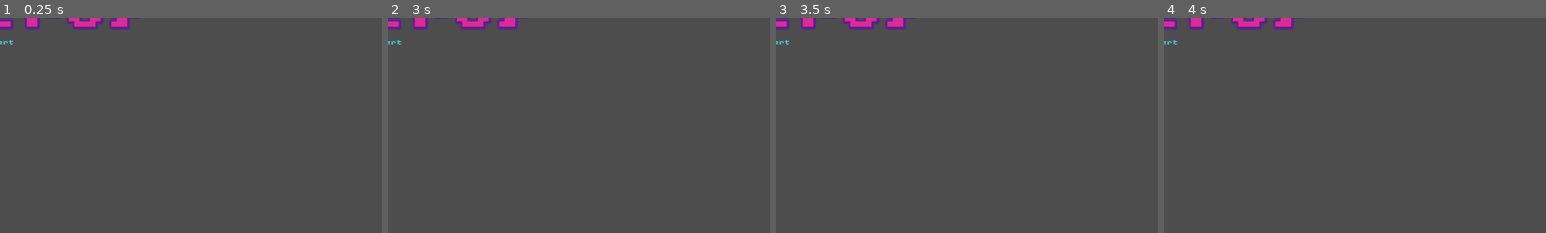
Above: before the commit, frames 1-4 (left to right).
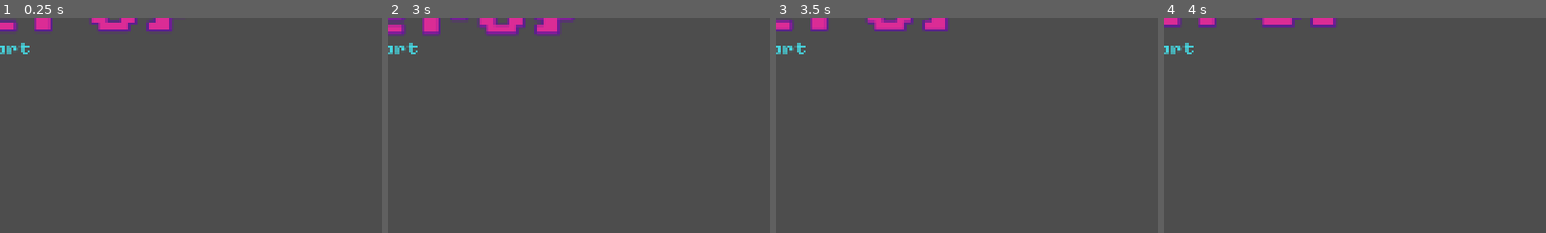
Above: after the commit, the same moments.

Repository: lethalgem/mini-jam-202
Game: Godot game, scene res://scenes/title.tscn
Same seed, same stepped clock (60 frames per second), same inputs: the game is played once before the commit and once after it. The project has no main scene, so this scene is started directly.
Inputs:
- Up to frame 1 (0.25 s): no input
- Up to frame 2 (3 s): tap Enter at 0.5 s; tap Space at 2.75 s
- Up to frame 3 (3.5 s): no input
- Up to frame 4 (4 s): tap Enter at 3.5 s
The pictures show only the part of the screen within x 0-50%, y 0-50%; the shares and areas given below are measured in that part.
In our replay, the window is 799x449 before the commit and 800x450 after it. These sizes can differ from the game's own. Grey fills any space a smaller window leaves; there, only what the larger window draws over its background counts as a difference.

The runs differ from the first frame. In frame 1, 2.0% of the frame differs, in the area x 0-46%, y 0-17%; in frame 2, 2.8%, in the area x 0-49%, y 0-17%; in frame 3, 2.1%; in frame 4, 1.7%.

Commit message:
Title Added Tween

Diff:
--- a/project.godot
+++ b/project.godot
@@ -18,7 +18,7 @@
 
 window/size/viewport_width=1920
 window/size/viewport_height=1080
-window/size/mode=3
+window/stretch/mode="canvas_items"
 
 [rendering]
 
--- a/scenes/title.tscn
+++ b/scenes/title.tscn
@@ -1,11 +1,15 @@
-[gd_scene load_steps=3 format=3 uid="uid://cn13r4w8018n6"]
+[gd_scene load_steps=4 format=3 uid="uid://cn13r4w8018n6"]
 
 [ext_resource type="LabelSettings" uid="uid://c2xfxfkbrikkw" path="res://themes/titlelabelsettings.tres" id="1_cpp3m"]
+[ext_resource type="Script" uid="uid://c6o313ejnl6u6" path="res://scripts/title.gd" id="1_p6dhs"]
 [ext_resource type="FontFile" uid="uid://dr12mxnc3lejr" path="res://assets/fonts/dungeonmode/font/dungeon-mode.ttf" id="2_ma3cw"]
 
-[node name="Title" type="Control"]
+[node name="Title" type="Control" node_paths=PackedStringArray("title_label", "start_button")]
 layout_mode = 3
 anchors_preset = 0
+script = ExtResource("1_p6dhs")
+title_label = NodePath("VBoxContainer/GameTitle")
+start_button = NodePath("VBoxContainer/StartButton")
 
 [node name="VBoxContainer" type="VBoxContainer" parent="."]
 layout_mode = 1
@@ -34,5 +38,6 @@
 theme_override_colors/font_pressed_color = Color(0.93154293, 0.7647324, 0.38044748, 1)
 theme_override_colors/font_hover_color = Color(0.95, 0.95, 0.95, 1)
 theme_override_fonts/font = ExtResource("2_ma3cw")
+theme_override_font_sizes/font_size = 35
 text = "Start"
 flat = true
--- a/scenes/title_screen.tscn
+++ b/scenes/title_screen.tscn
@@ -21,3 +21,5 @@
 anchor_top = 0.5
 anchor_right = 0.5
 anchor_bottom = 0.5
+grow_horizontal = 2
+grow_vertical = 2
--- /dev/null
+++ b/scripts/title.gd
@@ -0,0 +1,17 @@
+extends Control
+
+@export var title_label: Label
+@export var start_button: Button
+# Called when the node enters the scene tree for the first time.
+func _ready() -> void:
+	play_floating_animation()
+
+func play_floating_animation() -> void:
+	var tween := create_tween()
+
+	var position_offest := Vector2(0.0,10.0)
+	var duration := 1.0
+	tween.tween_property(title_label, "position", position_offest, duration)
+	tween.tween_property(title_label, "position", -1.0*position_offest, duration)
+
+	tween.set_loops()
--- a/themes/titlelabelsettings.tres
+++ b/themes/titlelabelsettings.tres
@@ -4,7 +4,7 @@
 
 [resource]
 font = ExtResource("1_hle07")
-font_size = 120
+font_size = 160
 font_color = Color(0.90588236, 0.1764706, 0.5882353, 0.9137255)
 shadow_size = 23
 shadow_color = Color(0.38431373, 0.0627451, 0.64705884, 0.7254902)
Not shown, added: scripts/title.gd.uid
